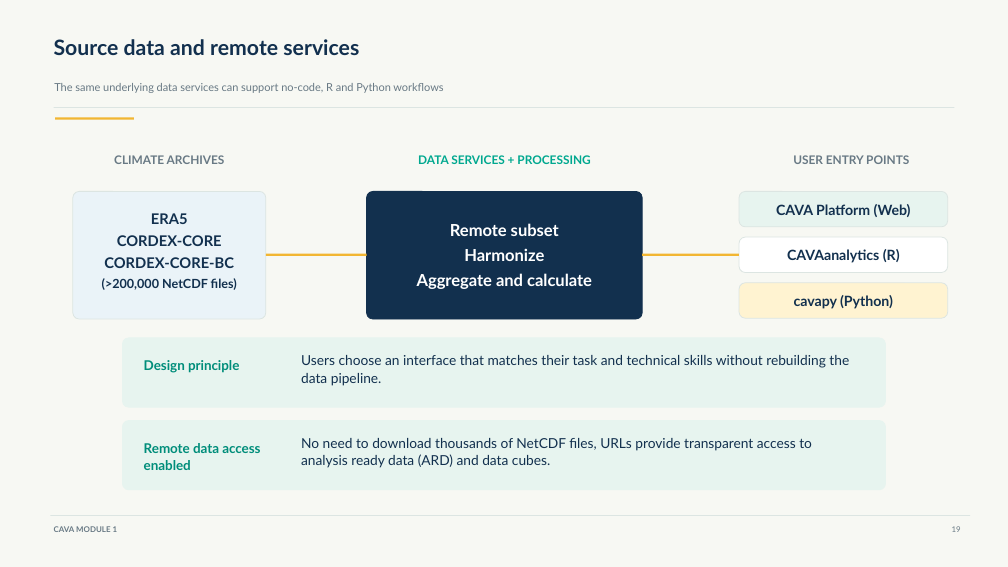
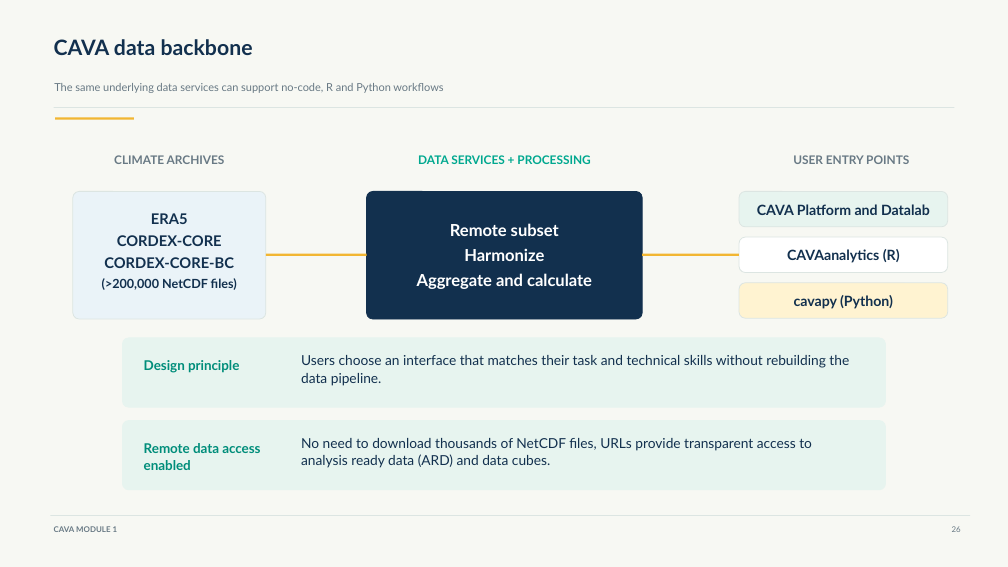
Before and after one commit to Risk-Team/trainings, a slide deck: slide 30 of CAVAtraining/HQ/day1/CAVA_Module_1.pptx (slide 21 before the commit). Drawn at 1008x567 pixels with LibreOffice and Linux fonts; fonts in the diff are those of the drawing. Boxes give left, top, right and bottom in pixels: in the first picture for what was removed or moved away, otherwise in the second. Text is boxed around its words. In the diff, an @@ line names an element or a change of style, - is before the commit and + after.

```diff
--- a/CAVAtraining/HQ/day1/CAVA_Module_1.pptx
+++ b/CAVAtraining/HQ/day1/CAVA_Module_1.pptx
@@ text at (54, 39, 253, 55): text changed @@
-Source data and remote services
+CAVA data backbone
@@ text in rounded rectangle at (757, 204, 930, 215): text changed @@
-CAVA Platform (Web)
+CAVA Platform and Datalab
```
Also in this commit, not shown: 16 other slides changed, 17 slides added, 9 slides removed, 8 other files.
